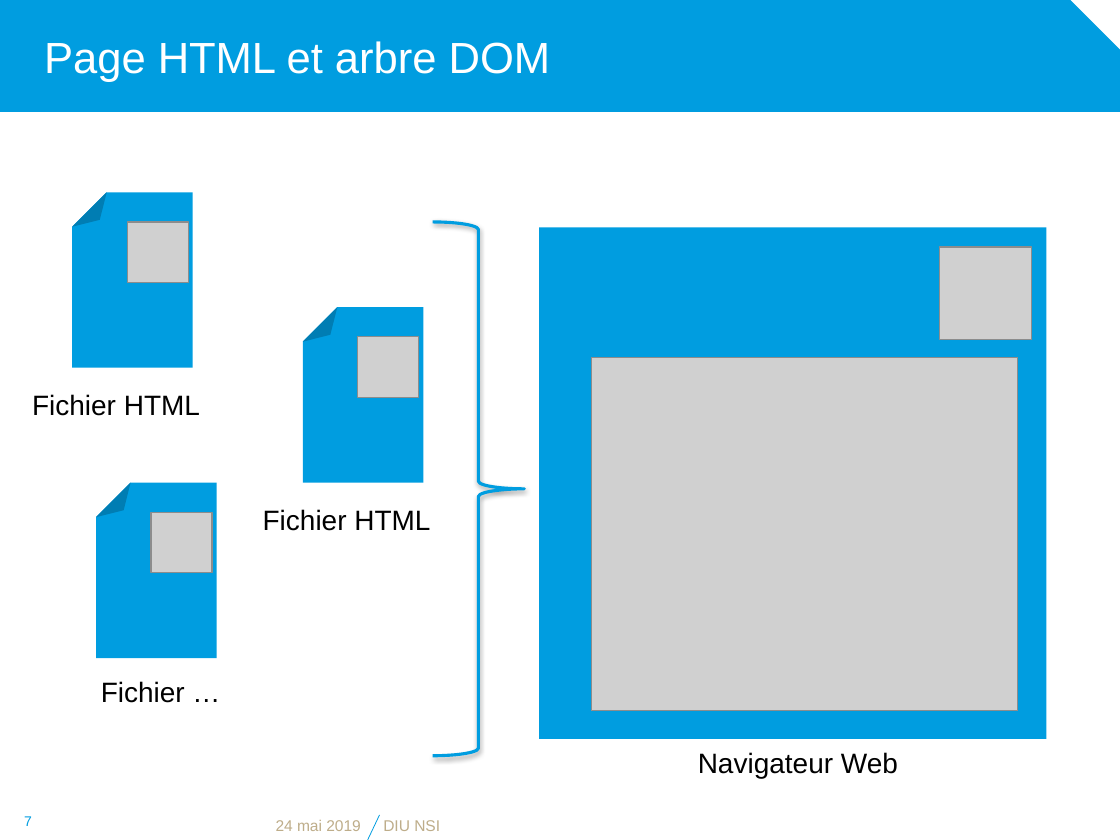
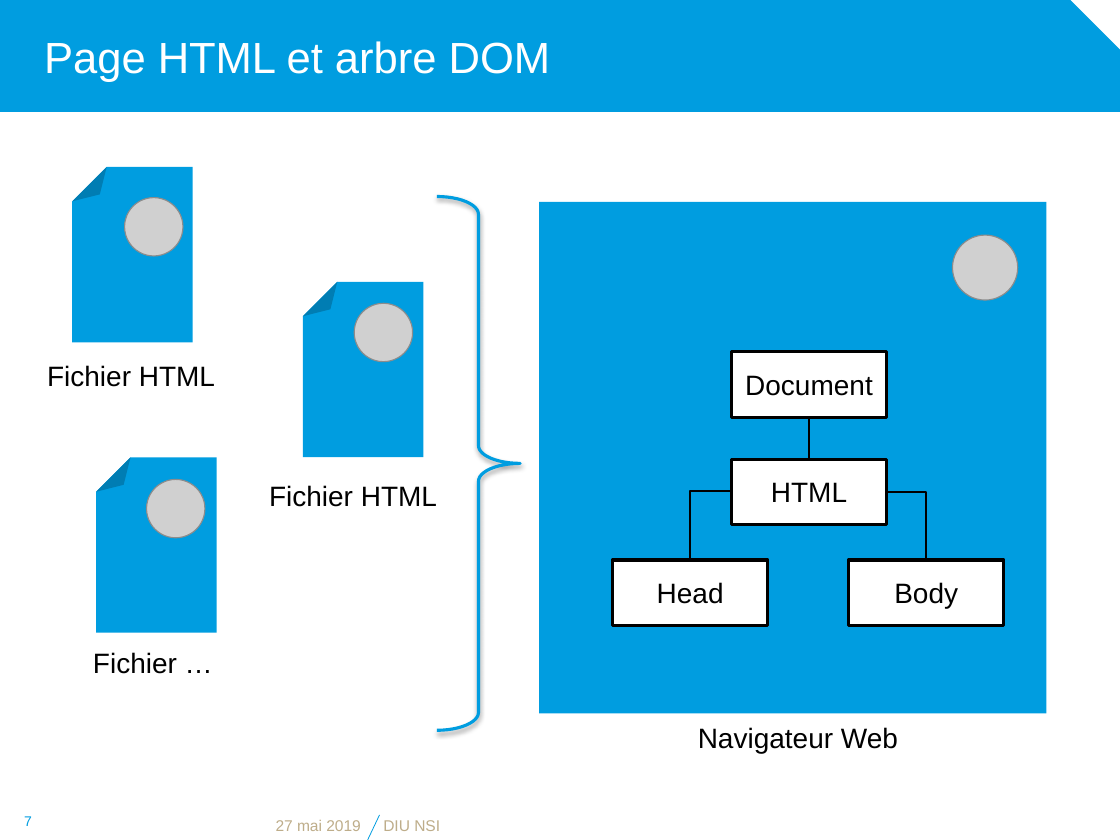
Before and after one commit to diu-uf-bordeaux/bloc1, a slide deck: slide 7 of web/1-HTML/html.pptx. Drawn at 1120x840 pixels with LibreOffice and Linux fonts; fonts in the diff are those of the drawing; grey boxes stand for pictures; background and template pictures are left out. Boxes give left, top, right and bottom in pixels: in the first picture for what was removed or moved away, otherwise in the second. Text is boxed around its words. In the diff, an @@ line names an element or a change of style, - is before the commit and + after.

```diff
--- a/web/1-HTML/html.pptx
+++ b/web/1-HTML/html.pptx
@@ picture: place and size @@
-picture at (128,222,188,282)
+picture at (124,197,183,255)
@@ right brace: place and size @@
-right brace at (432,222,524,756)
+right brace at (437,196,520,730)
@@ right brace at (437,196,520,730): proportions changed @@
@@ picture: place and size @@
-picture at (940,248,1032,339)
+picture at (952,235,1017,300)
@@ picture added at (354,304,412,362) @@
@@ text "Fichier HTML": place and size @@
-text "Fichier HTML" at (32,394,200,416)
+text "Fichier HTML" at (47,365,215,387)
@@ picture removed at (357,337,418,398) @@
@@ picture removed at (591,357,1018,711) @@
@@ rectangle added at (731,352,887,417), fill #FFFFFF, outline #000000 2 pt, 18 pt, text #000000 @@
+Document
@@ line added from (809, 418) to (809, 459), #000000 1.5 pt @@
@@ 3 folded corners, 1 text, 1 rectangle: place and size @@
-3 folded corners, 1 text, 1 rectangle at (73,193,1046,779)
+3 folded corners, 1 text, 1 rectangle at (73,167,1046,753)
@@ picture added at (147,479,205,538) @@
@@ text "Fichier HTML": place and size @@
-text "Fichier HTML" at (263,509,430,531)
+text "Fichier HTML" at (269,485,437,507)
@@ rectangle added at (731,459,887,524), fill #FFFFFF, outline #000000 2 pt, 18 pt, text #000000 @@
+HTML
@@ elbow line added from (731, 492) to (690, 560), #000000 1.5 pt @@
@@ elbow line added from (887, 492) to (926, 560), #000000 1.5 pt @@
@@ picture removed at (151,512,212,572) @@
@@ rectangle added at (613,560,768,625), fill #FFFFFF, outline #000000 2 pt, 18 pt, text #000000 @@
+Head
@@ rectangle added at (849,560,1005,625), fill #FFFFFF, outline #000000 2 pt, 18 pt, text #000000 @@
+Body
@@ text "Fichier …": place and size @@
-text "Fichier …" at (101,681,185,703)
+text "Fichier …" at (93,652,177,674)
@@ text at (276,820,361,831): text changed @@
-24 mai 2019
+27 mai 2019
```
Also in this commit, not shown: 6 other slides changed, 1 other file.
